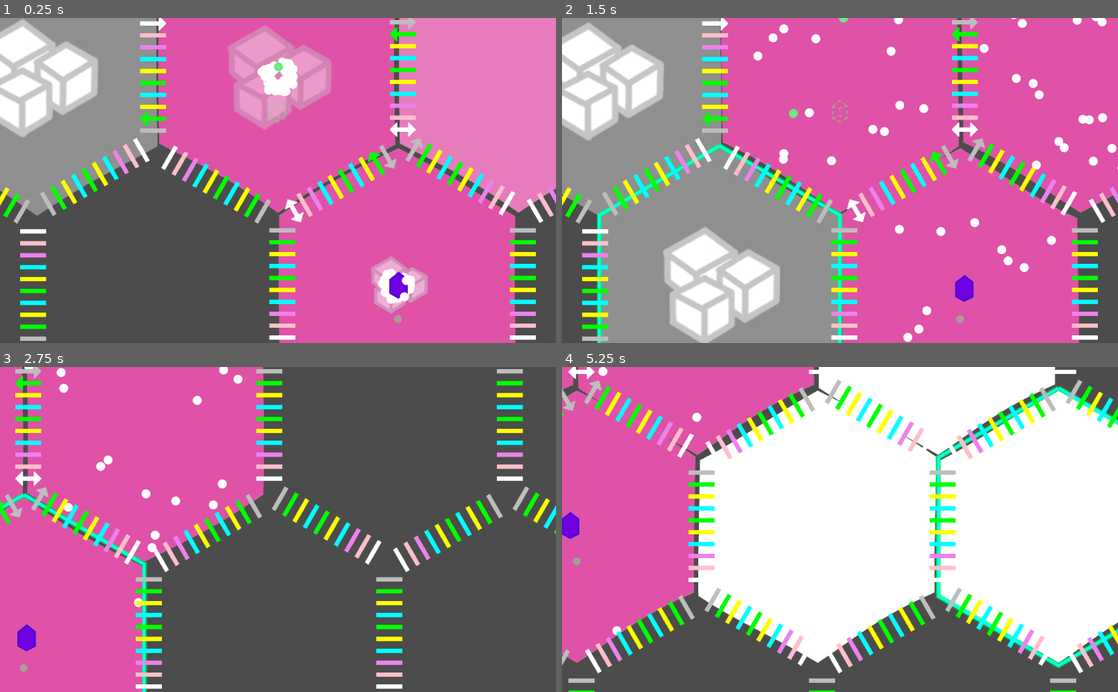
Above: before the commit, frames 1-4 (two rows, left to right).
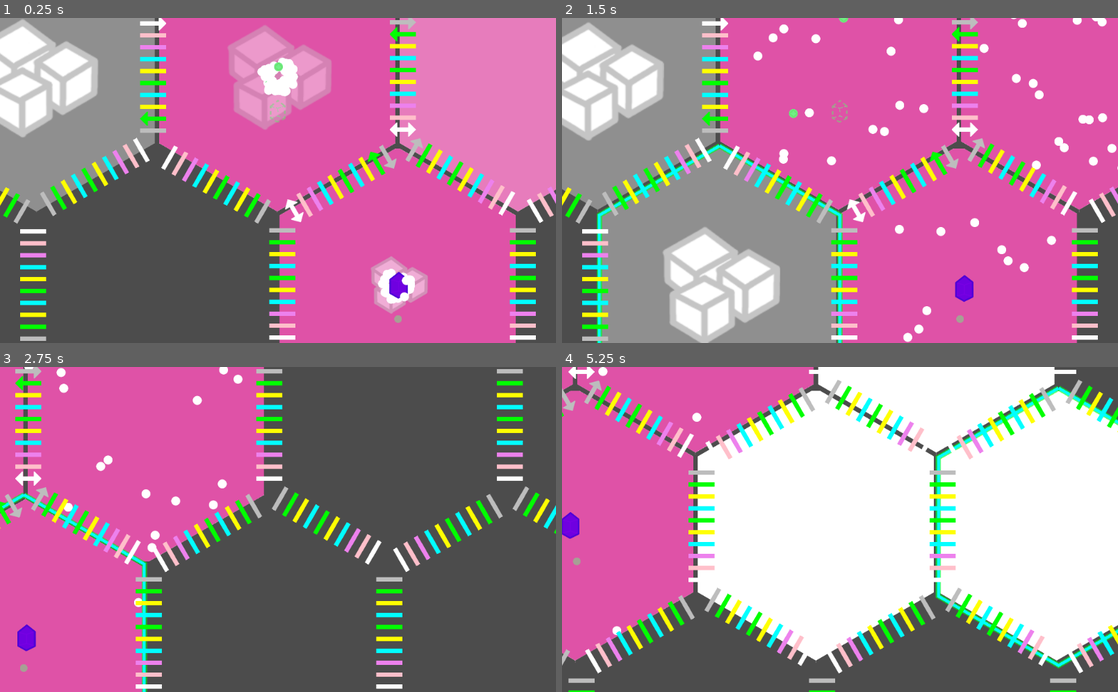
Above: after the commit, the same moments.

Repository: tobyp/hackathon2020
Game: Godot game, scene res://main.tscn
The game is run twice, just before and just after one commit, with the same random seed, the same clock (stepped at 60 frames per second) and the same inputs.
Inputs (mouse positions are in pixels of both pictures, inside the frame that each line leads up to):
- Up to frame 1 (0.25 s): no input
- Up to frame 2 (1.5 s): tap Enter at 0.5 s; drag from (840, 76) to (895, 109) at 0.52 s; drag from (717, 284) to (812, 245) at 1.27 s
- Up to frame 3 (2.75 s): move the mouse to (400, 633) at 2.02 s; hold D from 2.03 s (still down); click (400, 633) at 2.17 s
- Up to frame 4 (5.25 s): release D at 2.75 s; drag from (706, 425) to (673, 480) at 2.77 s; drag from (817, 633) to (867, 529) at 3.52 s; drag from (940, 425) to (756, 448) at 4.27 s; move the mouse to (1056, 633) at 5.02 s; hold S from 5.03 s (still down); click (1056, 633) at 5.17 s

The runs differ from the first frame. In frame 1, 0.9% of the frame differs, in the area x 0-100%, y 0-100%; in frame 2, 1.8%; in frame 3, 0.3%; in frame 4, 1.9%, in the area x 0-100%, y 0-92%.

Commit message:
Match wobbles at adjacent edges

Diff:
--- a/blend_shader.shader
+++ b/blend_shader.shader
@@ -4,16 +4,15 @@
 
 uniform float percentage = 0.0;
 uniform float wobbleSpeed = 1.5;
+uniform float wobbleScale = 20.0;
 
 void fragment() {
 	// https://www.youtube.com/watch?v=zgjDanEDjTg
 	float PI = 3.1415926;
-	float waveCount = PI;
 	float time2 = TIME * wobbleSpeed;
-	float mask = sin(UV.x * PI) * sin(UV.y * PI);
-	float displaceX = sin(time2 + UV.y * waveCount) * mask;
-	float displaceY = sin(time2 + UV.x * waveCount) * mask;
-	vec2 offset = vec2(displaceX, displaceY) * SCREEN_PIXEL_SIZE * 30.0;
+	float displaceX = sin(time2);
+	float displaceY = sin(time2 * 0.9);
+	vec2 offset = vec2(displaceX, displaceY) * SCREEN_PIXEL_SIZE * wobbleScale;
 
 	vec4 color = texture(TEXTURE, UV + offset) * (1.0 - percentage) +
 		texture(blend_tex, UV + offset) * percentage;
--- a/cells/cell.tscn
+++ b/cells/cell.tscn
@@ -35,13 +35,15 @@
 [sub_resource type="ShaderMaterial" id=7]
 shader = ExtResource( 2 )
 shader_param/percentage = 0.0
-shader_param/wobbleSpeed = 1.0
+shader_param/wobbleSpeed = 1.5
+shader_param/wobbleScale = 7.0
 shader_param/blend_tex = ExtResource( 3 )
 
 [sub_resource type="ShaderMaterial" id=8]
 shader = ExtResource( 2 )
 shader_param/percentage = 0.0
 shader_param/wobbleSpeed = 1.5
+shader_param/wobbleScale = 7.0
 shader_param/blend_tex = ExtResource( 6 )
 
 [sub_resource type="Animation" id=9]
@@ -106,7 +108,7 @@
 [node name="GfxResource" type="Sprite" parent="."]
 visible = false
 material = SubResource( 8 )
-scale = Vector2( 0.87, 0.87 )
+scale = Vector2( 0.85, 0.85 )
 texture = ExtResource( 6 )
 
 [node name="CellSelector" parent="." instance=ExtResource( 7 )]
